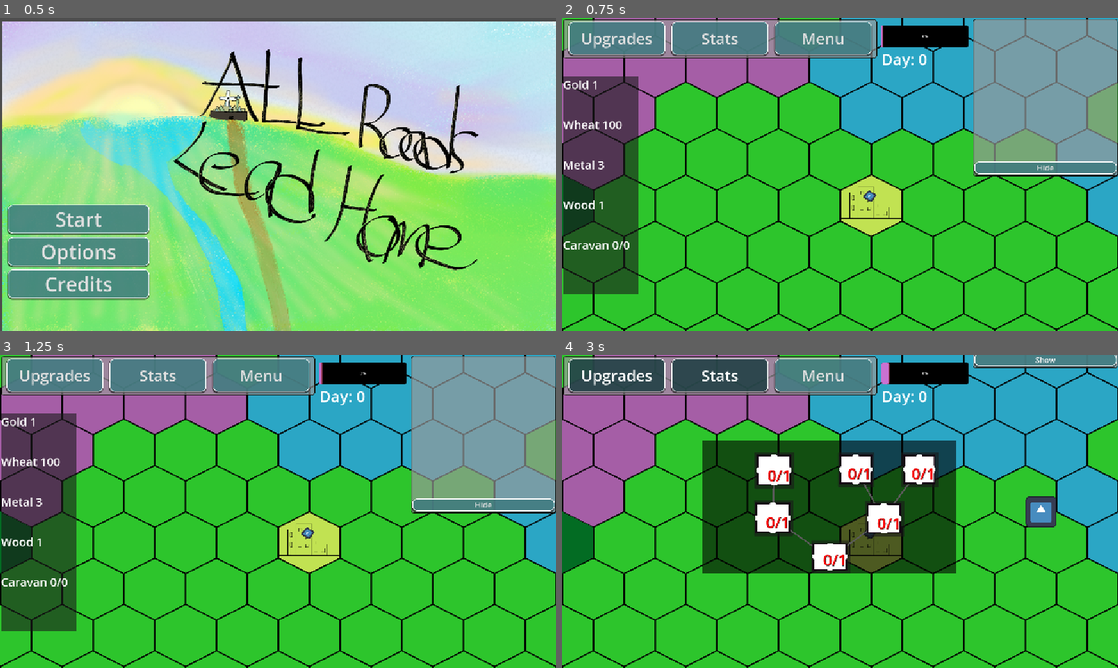
Above: before the commit, frames 1-4 (two rows, left to right).
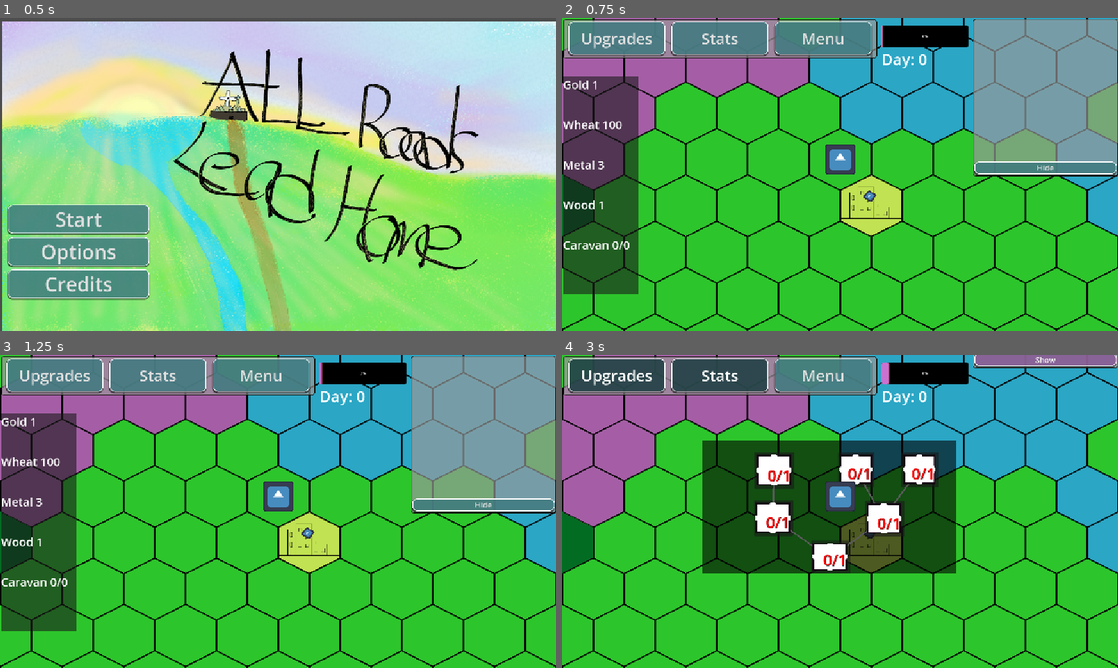
Above: after the commit, the same moments.

Repository: Group05Games/GMTK-Game-Jam-2025
Game: Godot game, scene res://Scenes/main_menu.tscn
The game is run twice, just before and just after one commit, with the same random seed, the same clock (stepped at 60 frames per second) and the same inputs. The engine's default icon, where the game draws it, is replaced by a stand-in: a white triangle on a blue panel in a dark square.
Inputs:
- Up to frame 1 (0.5 s): no input
- Up to frame 2 (0.75 s): click "Start" at 0.5 s
- Up to frame 3 (1.25 s): no input
- Up to frame 4 (3 s): click "Upgrades" at 1.25 s; click "Stats" at 2 s; click "Hide" at 2.75 s

Frame 1 is identical in both runs. In frame 2, 0.5% of the frame differs, in the area x 47-53%, y 40-50%; in frame 3, 0.5%; in frame 4, 1.9%, in the area x 47-100%, y 0-56%.

Commit message:
Events functional

Diff:
--- a/new-game-project/EventSystem/EventManager.gd
+++ b/new-game-project/EventSystem/EventManager.gd
@@ -122,4 +122,3 @@
 	if popup.has_method("place_on_screen"):
 		var screen_pos = _world_to_screen(tile_ref["world_pos"])
 		popup.place_on_screen(screen_pos)
-		GlobalSettings.InMenu = true
--- a/new-game-project/EventSystem/ui/EventMarker.gd
+++ b/new-game-project/EventSystem/ui/EventMarker.gd
@@ -1,17 +1,32 @@
-extends Node2D
+extends Area2D
 class_name EventMarker
 
 signal marker_clicked(event_data, tile_ref)
 
-@export var event_data : GameEvent   # GameEvent resource
-var tile_ref                         # tile object or (tilemap, cell) struct
+@export var event_data : GameEvent
+var tile_ref: Dictionary
 
-func setup(ev, tile, world_pos: Vector2):
+func setup(ev, tile_ref_in: Dictionary, world_pos: Vector2) -> void:
 	event_data = ev
-	tile_ref = tile
+	tile_ref = tile_ref_in
 	global_position = world_pos
 
-func _ready():
-	$TextureButton.pressed.connect(func ():
+func _ready() -> void:
+	# Center the sprite visually on (0,0)
+	var spr := $Sprite2D
+	if spr:
+		spr.centered = true  # ensures icon is centered at node origin
+		# Auto-size the collision to match the sprite texture (optional)
+		var tex = spr.texture
+		if tex and $CollisionShape2D.shape is RectangleShape2D:
+			var size = tex.get_size() * spr.scale
+			$CollisionShape2D.shape.extents = size * 0.5
+		elif tex and $CollisionShape2D.shape is CircleShape2D:
+			$CollisionShape2D.shape.radius = max(tex.get_size().x, tex.get_size().y) * 0.5 * max(spr.scale.x, spr.scale.y)
+
+	input_event.connect(_on_input_event)
+
+func _on_input_event(_vp, event, _shape_idx) -> void:
+	if event is InputEventMouseButton and event.pressed and event.button_index == MOUSE_BUTTON_LEFT:
 		marker_clicked.emit(event_data, tile_ref)
-		queue_free())  # remove the marker after opening the popup
+		queue_free()
--- a/new-game-project/EventSystem/ui/EventMarker.tscn
+++ b/new-game-project/EventSystem/ui/EventMarker.tscn
@@ -1,12 +1,15 @@
-[gd_scene load_steps=3 format=3 uid="uid://dm5jdlnqbnmjj"]
+[gd_scene load_steps=4 format=3 uid="uid://dm5jdlnqbnmjj"]
 
 [ext_resource type="Script" uid="uid://1v33mu3i6bt8" path="res://EventSystem/ui/EventMarker.gd" id="1_ep3yn"]
 [ext_resource type="Texture2D" uid="uid://cex7x7jjxohcf" path="res://icon.svg" id="2_wni0t"]
 
-[node name="EventMarker" type="Node2D"]
+[sub_resource type="RectangleShape2D" id="RectangleShape2D_wni0t"]
+
+[node name="EventMarker" type="Area2D"]
 script = ExtResource("1_ep3yn")
 
-[node name="TextureButton" type="TextureButton" parent="."]
-offset_right = 40.0
-offset_bottom = 40.0
-texture_normal = ExtResource("2_wni0t")
+[node name="Sprite2D" type="Sprite2D" parent="."]
+texture = ExtResource("2_wni0t")
+
+[node name="CollisionShape2D" type="CollisionShape2D" parent="."]
+shape = SubResource("RectangleShape2D_wni0t")
--- a/new-game-project/EventSystem/ui/EventPopup.gd
+++ b/new-game-project/EventSystem/ui/EventPopup.gd
@@ -2,6 +2,10 @@
 
 var event_data
 var tile_ref
+
+func _ready() -> void:
+	mouse_filter = Control.MOUSE_FILTER_STOP
+	$Panel.mouse_filter = Control.MOUSE_FILTER_STOP
 
 func setup(event, tile):
 	event_data = event
@@ -37,7 +41,7 @@
 
 # --- OPTION HANDLERS ----------------------------------------------------------
 
-func _on_option_selected(option: Dictionary) -> void:
+func _on_option_selected(option: OptionData) -> void:
 	var eff_res = option.get("effect_script")
 	var eff = (eff_res.new() if eff_res is Script else eff_res)
 	if eff and eff.has_method("apply"):
--- a/new-game-project/EventSystem/ui/EventPopup.tscn
+++ b/new-game-project/EventSystem/ui/EventPopup.tscn
@@ -41,6 +41,6 @@
 layout_mode = 2
 size_flags_vertical = 3
 
-[node name="OptionContainer" type="VBoxContainer" parent="Panel/VBoxContainer"]
+[node name="OptionContainer" type="HBoxContainer" parent="Panel/VBoxContainer"]
 layout_mode = 2
 size_flags_vertical = 3
--- a/new-game-project/Script/Tile_Interaction_Controller.gd
+++ b/new-game-project/Script/Tile_Interaction_Controller.gd
@@ -5,8 +5,18 @@
 
 # Called when the node enters the scene tree for the first time.
 func _ready() -> void:
-	#map.debug_mode = HexagonTileMapLayer.DebugModeFlags.TILES_COORDS
-	pass
+
+	var result = map.local_to_cube(Vector2(0.0, -64.0))
+	var tile = map.get_cell_source_id(map.cube_to_map(result))
+	var tile_def = GlobalSettings.TileDictionary[str(tile)]
+
+	var tile_info = {
+		"tile_id": tile,
+		"tile_type": tile_def.Name,
+		"tile_def": tile_def
+	}
+
+	EventManager.request_tile_event_for_cube(map, result, tile_info, self)
 
 func _physics_process(delta: float) -> void:
 	if Input.is_action_just_pressed("Mouse_1") && GlobalSettings.InMenu != true:
@@ -22,14 +32,6 @@
 		if tile != -1 && GlobalSettings.TileDictionary[search] != null:
 			var tile_def = GlobalSettings.TileDictionary[search]
 			print(tile_def)
-
-			var tile_info = {
-				"tile_id": tile,
-				"tile_type": tile_def.Name,
-				"tile_def": tile_def
-			}
-
-			EventManager.request_tile_event_for_cube(map, result, tile_info, self)
 
 		else:
 			print("invalid tile")
